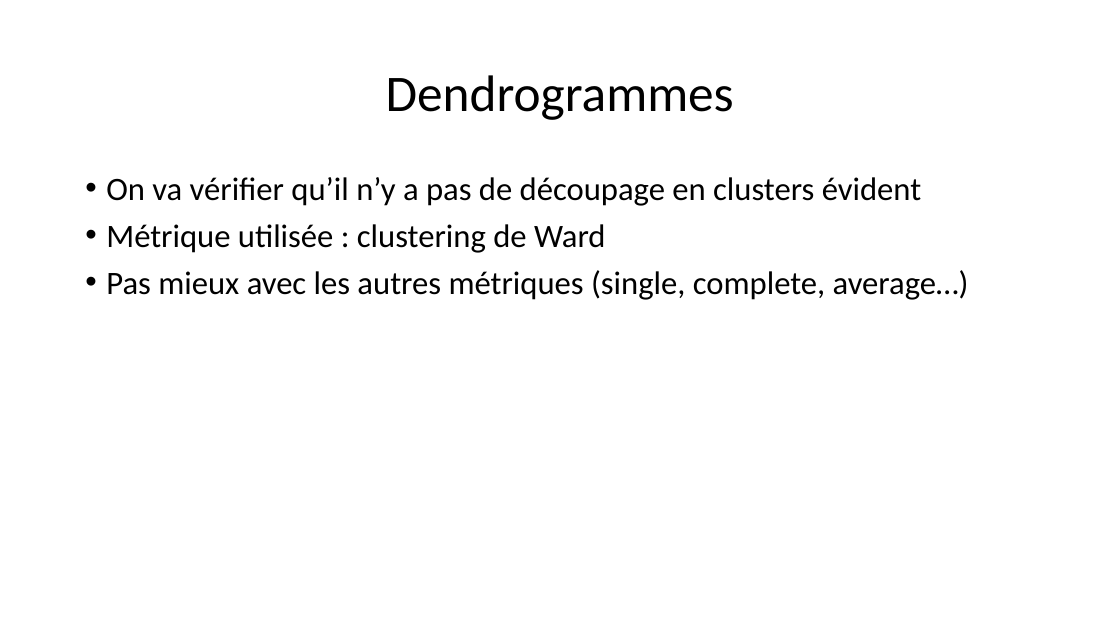
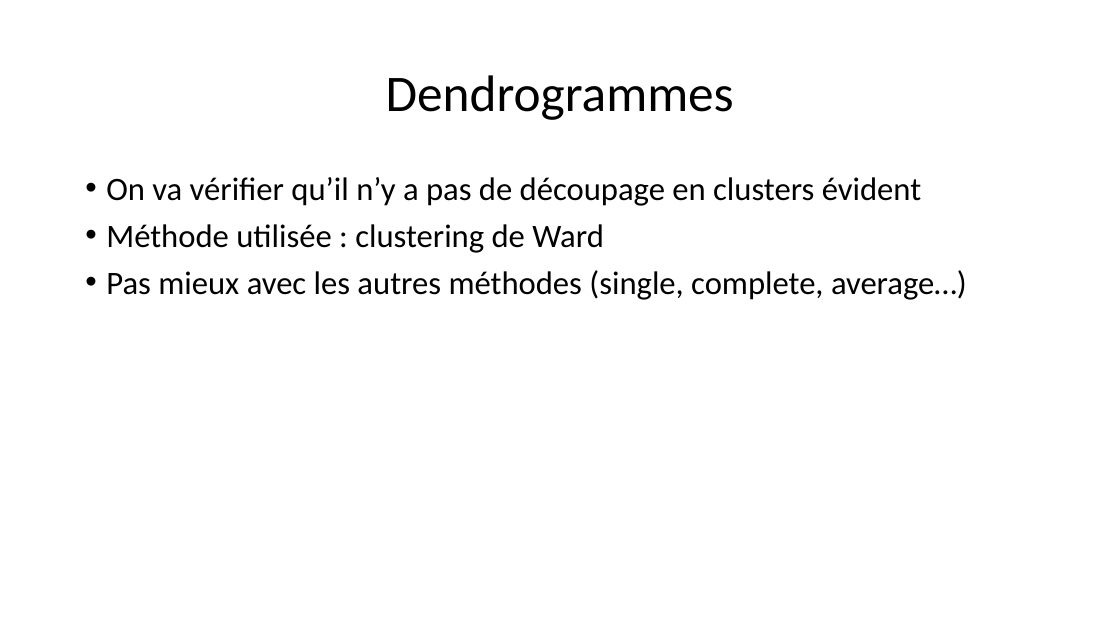
Before and after one commit to morganscao/Projet3, a slide deck: slide 21 of Rapport/Moteur de recommandations de films.pptx. Drawn at 1120x630 pixels with LibreOffice and Linux fonts; fonts in the diff are those of the drawing. Boxes give left, top, right and bottom in pixels: in the first picture for what was removed or moved away, otherwise in the second. Text is boxed around its words. In the diff, an @@ line names an element or a change of style, - is before the commit and + after.

```diff
--- a/Rapport/Moteur de recommandations de films.pptx
+++ b/Rapport/Moteur de recommandations de films.pptx
@@ text at bbox=[106, 224, 967, 300]: text changed @@
-• Métrique utilisée : clustering de Ward
-• Pas mieux avec les autres métriques (single, complete, average…)
+• Méthode utilisée : clustering de Ward
+• Pas mieux avec les autres méthodes (single, complete, average…)
```
Also in this commit, not shown: 8 other slides changed, 1 slide added, 2 slides removed, 1 other file.
